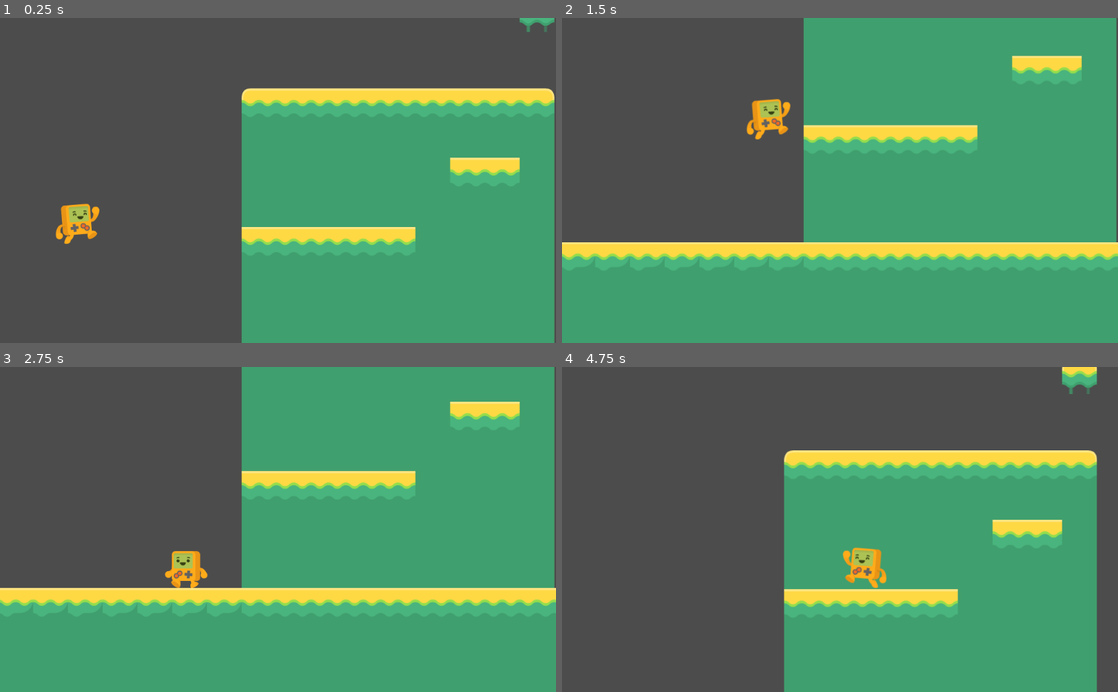
Above: before the commit, frames 1-4 (two rows, left to right).
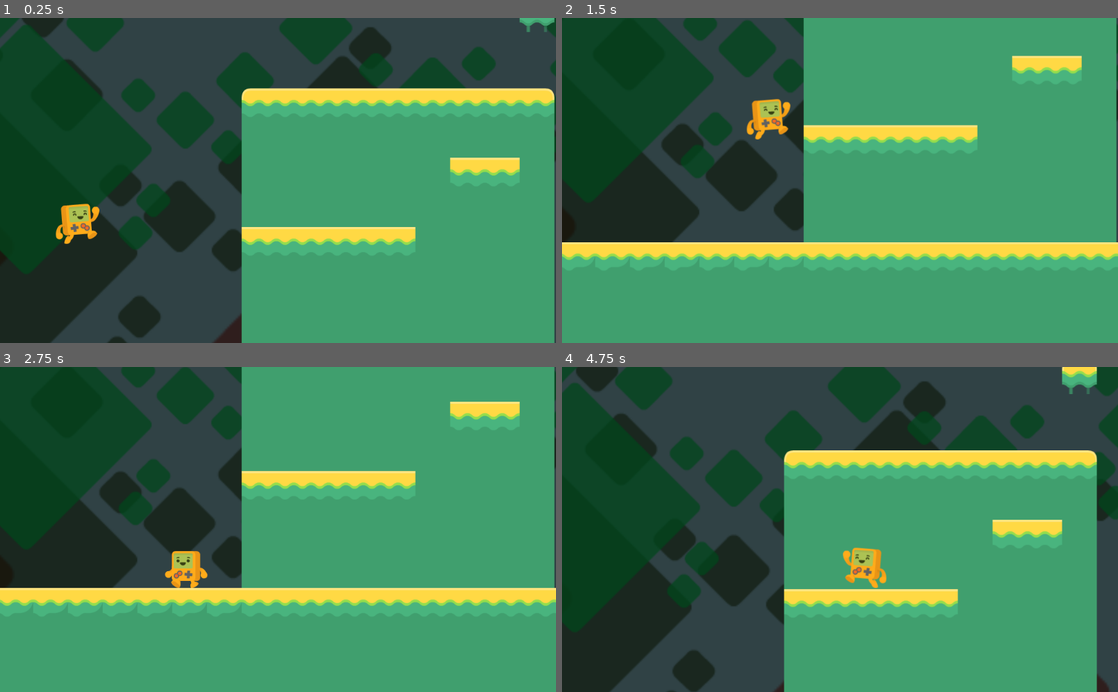
Above: after the commit, the same moments.

Repository: theaob/platformergodot
Game: Godot game, scene res://Scenes/Level1.tscn
Same seed, same stepped clock (60 frames per second), same inputs: the game is played once before the commit and once after it.
Inputs:
- Up to frame 1 (0.25 s): no input
- Up to frame 2 (1.5 s): hold Right (right) from 0.53 s (still down); tap Space (jump) at 0.77 s
- Up to frame 3 (2.75 s): tap Space (jump) at 1.52 s; release Right (right) at 2.03 s; hold Left (left) from 2.03 s (still down)
- Up to frame 4 (4.75 s): release Left (left) at 2.78 s; hold Right (right) 2.78-4.28 s; tap Space (jump) at 3.02, 3.77, 4.52 s; hold Left (left) from 4.28 s (still down)

The runs differ from the first frame. In frame 1, 55% of the frame differs, in the area x 0-100%, y 0-100%; in frame 2, 29%; in frame 3, 29%; in frame 4, 58%.

Commit message:
background made visible again

Diff:
--- a/Scenes/Level1.tscn
+++ b/Scenes/Level1.tscn
@@ -67,7 +67,6 @@
 [node name="ParallaxBackground" type="ParallaxBackground" parent="."]
 
 [node name="PurpleSky" type="ParallaxLayer" parent="ParallaxBackground"]
-visible = false
 modulate = Color( 0.568627, 0.968627, 0.564706, 1 )
 motion_mirroring = Vector2( 1280, 960 )
 
@@ -77,7 +76,6 @@
 centered = false
 
 [node name="BoxesFar" type="ParallaxLayer" parent="ParallaxBackground"]
-visible = false
 modulate = Color( 0.521569, 0.0352941, 0, 0.572549 )
 position = Vector2( 0, -500 )
 motion_scale = Vector2( 0.2, 0.2 )
@@ -89,7 +87,6 @@
 centered = false
 
 [node name="BoxesMiddle" type="ParallaxLayer" parent="ParallaxBackground"]
-visible = false
 modulate = Color( 0.101961, 0.270588, 0.0196078, 0.572549 )
 position = Vector2( 0, -500 )
 motion_scale = Vector2( 0.4, 0.4 )
@@ -101,7 +98,6 @@
 centered = false
 
 [node name="BoxesNearby" type="ParallaxLayer" parent="ParallaxBackground"]
-visible = false
 modulate = Color( 0, 1, 0.203922, 0.737255 )
 position = Vector2( 0, -500 )
 motion_scale = Vector2( 0.7, 0.7 )
